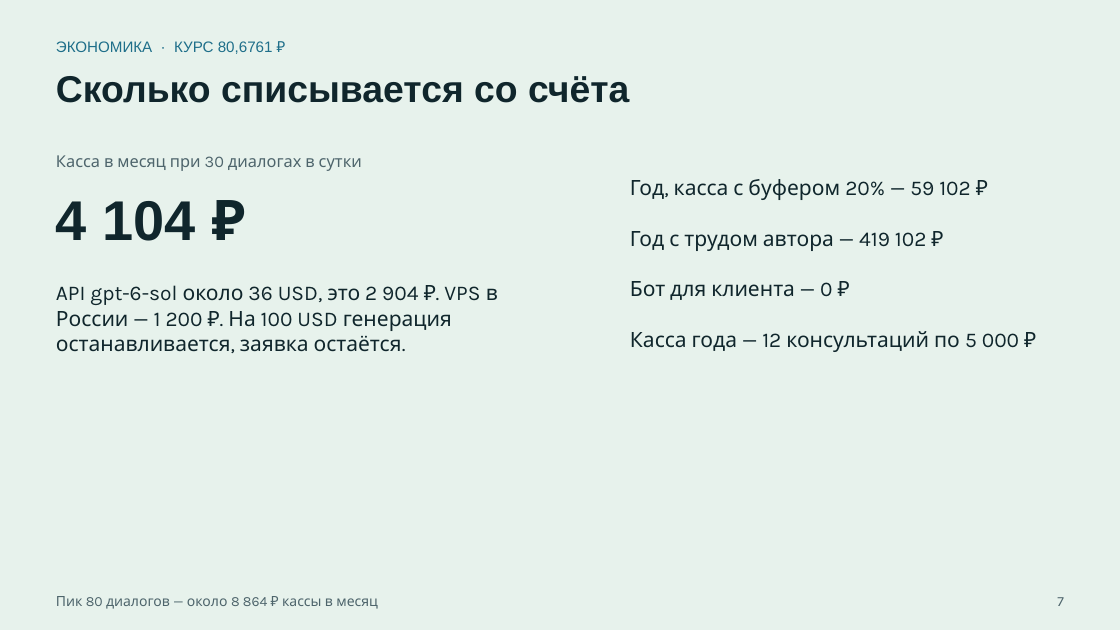
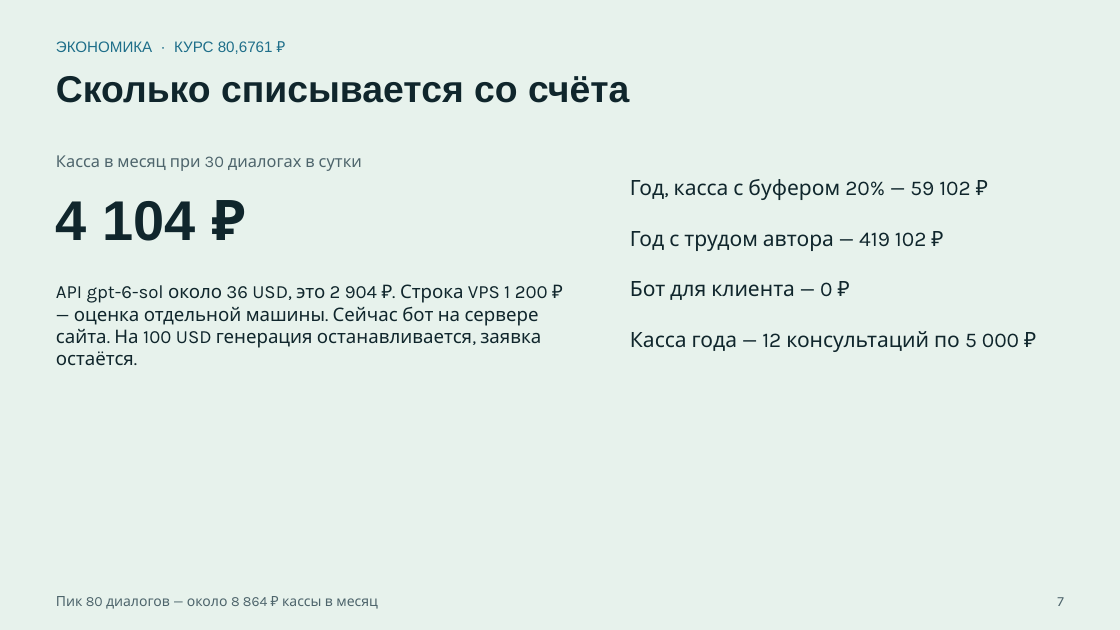
Before and after one commit to aleksandrfprikolota-navigator/pef05-navigator, a slide deck: slide 7 of submission/05-prezentaciya/Navigator.pptx. Drawn at 1120x630 pixels with LibreOffice and Linux fonts; fonts in the diff are those of the drawing. Boxes give left, top, right and bottom in pixels: in the first picture for what was removed or moved away, otherwise in the second. Text is boxed around its words. In the diff, an @@ line names an element or a change of style, - is before the commit and + after.

```diff
--- a/submission/05-prezentaciya/Navigator.pptx
+++ b/submission/05-prezentaciya/Navigator.pptx
@@ text at (56,284,548,365): text changed; size 18 to 16 pt @@
-API gpt-6-sol около 36 USD, это 2 904 ₽. VPS в России — 1 200 ₽. На 100 USD генерация останавливается, заявка остаётся.
+API gpt-6-sol около 36 USD, это 2 904 ₽. Строка VPS 1 200 ₽ — оценка отдельной машины. Сейчас бот на сервере сайта. На 100 USD генерация останавливается, заявка остаётся.
```
Also in this commit, not shown: 2 other slides changed, 13 other files.
